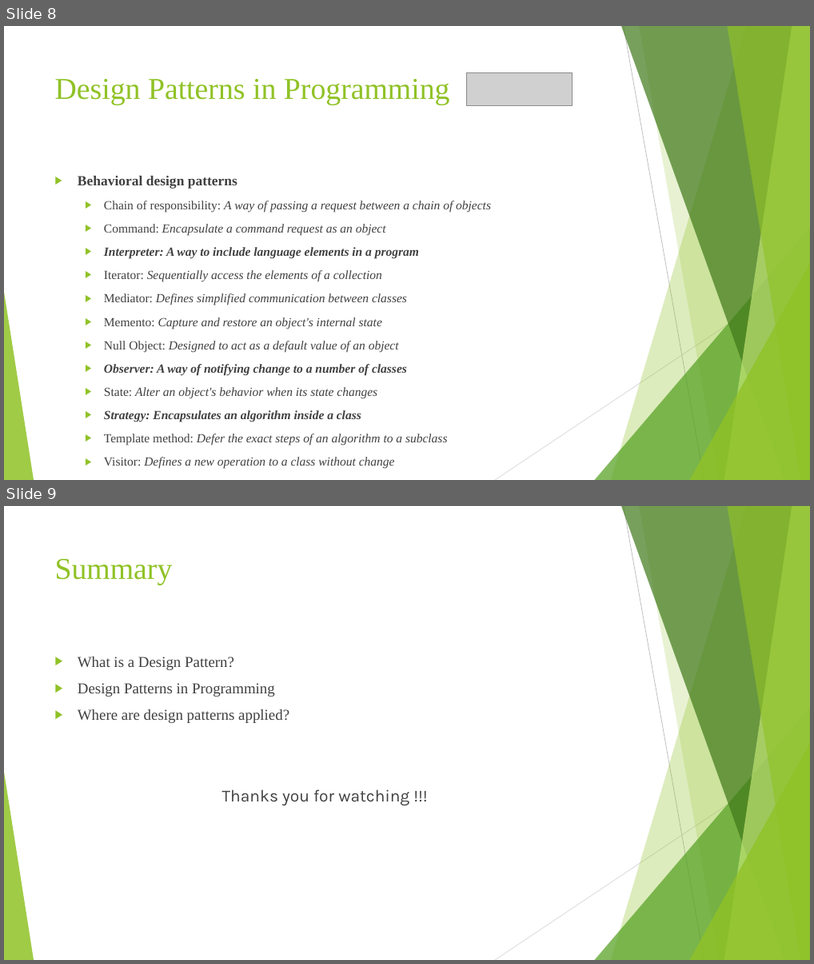
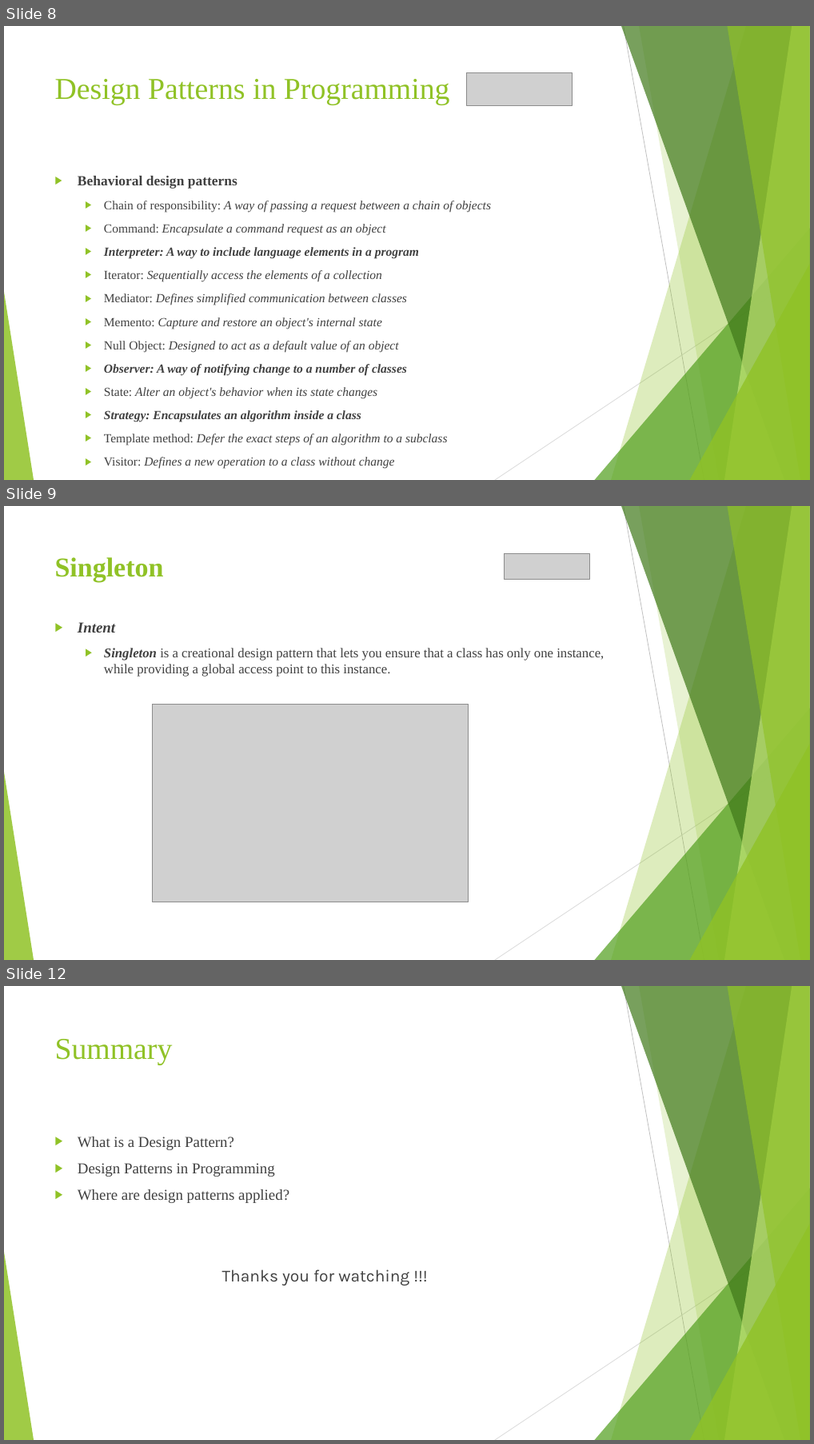
Before and after one commit to ThanhTrieu/php-docker, a slide deck: docs/Design Pattern - Introduction and Demo with PHP.pptx. Shown one above the other, each under a label of ours: slides 8 and 9 before the commit, slides 8, 9 and 12 after it; the slides between them are not shown. The pictures are 814x964 and 814x1444 pixels, drawn with LibreOffice and Linux fonts; fonts in the diff are those of the drawing; grey boxes stand for pictures. Boxes give left, top, right and bottom in pixels: in the first picture for what was removed or moved away, otherwise in the second. Text is boxed around its words. In the diff, an @@ line names an element or a change of style, - is before the commit and + after.

```diff
--- a/docs/Design Pattern - Introduction and Demo with PHP.pptx
+++ b/docs/Design Pattern - Introduction and Demo with PHP.pptx
@@ slide 9 added at [4,506,810,960], background #FFFFFF; not listed: 10 template elements that a slide beside it also shows @@
@@ title added at [55,557,164,582], 32.4 pt, text #90C226, bold @@
+Singleton
@@ picture added at [504,554,590,580] @@
@@ text added at [78,622,604,676], 16 pt, text #404040 @@
+▶ Intent
+  ▶ Singleton is a creational design pattern that lets you ensure that a class has only one instance, while providing a global access point to this instance.
@@ picture added at [152,704,469,902] @@
@@ what was slide 9 is now slide 12 @@
```
Also in this commit, not shown: 2 other slides added.
